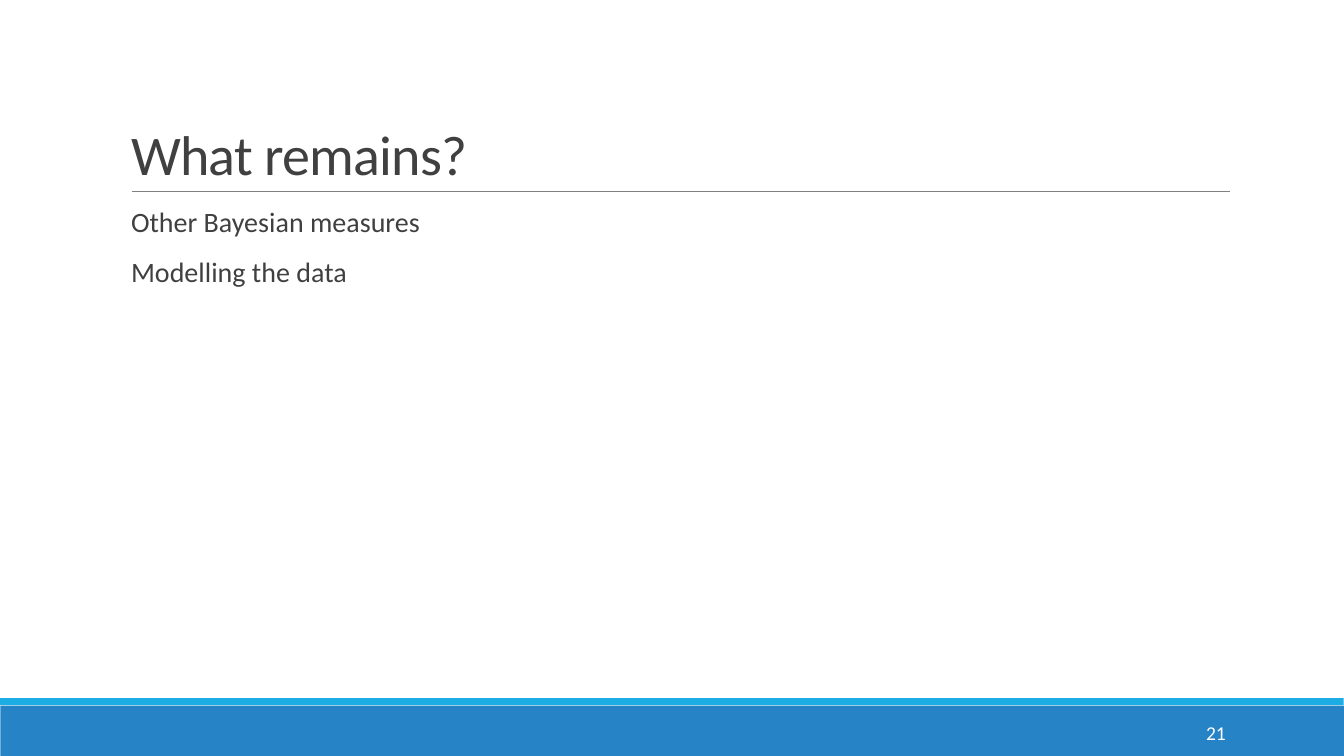
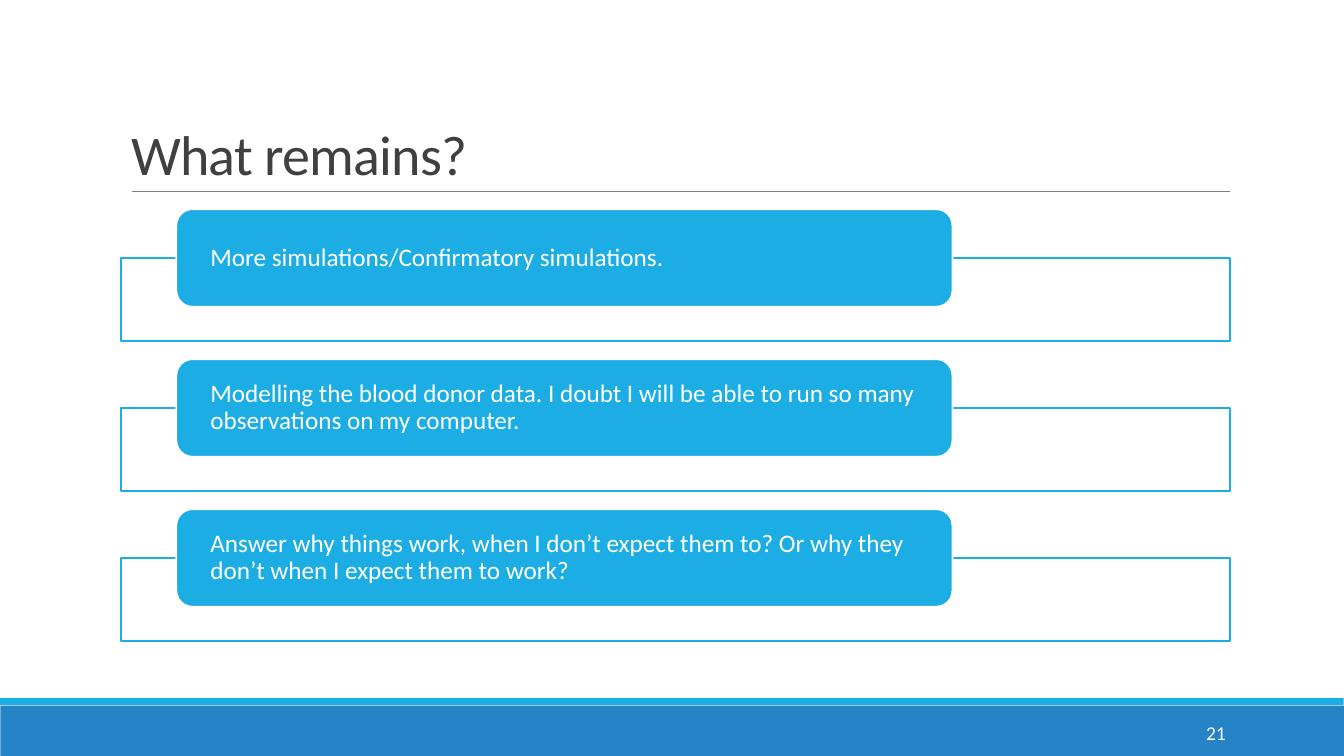
Before and after one commit to anirudhtomer/MScThesis, a slide deck: slide 21 of mid term presentation.pptx. Drawn at 1344x756 pixels with LibreOffice and Linux fonts; fonts in the diff are those of the drawing; background and template pictures are left out. Boxes give left, top, right and bottom in pixels: in the first picture for what was removed or moved away, otherwise in the second. Text is boxed around its words. In the diff, an @@ line names an element or a change of style, - is before the commit and + after.

Commit message:
bayes factor tested and working

```diff
--- a/mid term presentation.pptx
+++ b/mid term presentation.pptx
@@ text removed at (x1=131, y1=212, x2=420, y2=287) @@
-  Other Bayesian measures
-  Modelling the data
@@ group added at (x1=121, y1=210, x2=1230, y2=642): 3 rectangles, 3 rounded rectangles, 3 texts @@
+More simulations/Confirmatory simulations.
+Modelling the blood donor data. I doubt I will be able to run so many observations on my computer.
+Answer why things work, when I don’t expect them to? Or why they don’t when I expect them to work?
```
Also in this commit, not shown: 4 other slides changed, 3 slides added, 5 slides removed, 6 other files.
